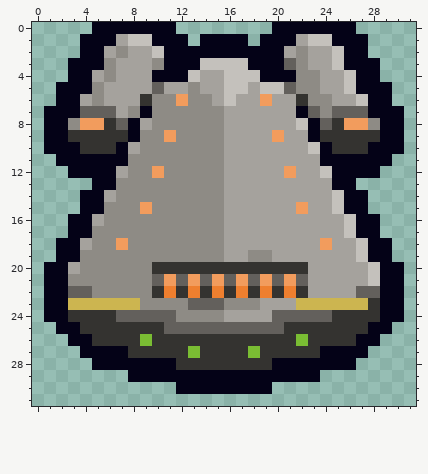
One commit to this pixel-art file: Art/Textures/Enemies/CivilianTransport/civilian_transport.aseprite. Above is the file before it was changed.
32x32 pixels, 1 frame.
The same view after the edit:
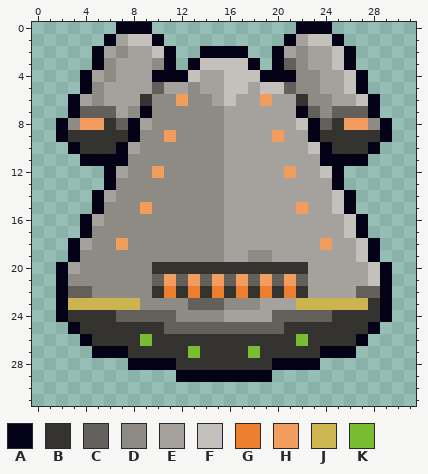
Palette (. is transparent): A #040217  B #343330  C #63605c  D #8e8b85  E #a5a29d  F #c4c1bc  G #ee7f2f  H #f29c5d  J #ccb550  K #7abd33
The edit:
@@ x 0..31 @@
- 0 .....AAAAAAA........AAAAAAA.....
- 1 ....AAAEFFAAA.AAAA.AAAEFFAAA....
- 2 ....AAEDEEFAAAAAAAAAAEDEEFAA....
- 3 ...AAADEEEDAAAFFFFAAACDEEFAAA...
- 4 ...AAEDEEEAAAFEEFFFAAADDEEFAA...
- 5 ..AAADEEEECEEDEEFFEFFCDDEEFAAA..
- 6 ..AAEDEEEBDDHDDEFEEHEEBDDEEFAA..
- 7 .AAACCCEDADDDDDDEEEEEEACDCCCAAA.
- 8 .AADHHBCAEDDDDDDEEEEEEFACBHHDAA.
- 9 .AABBBBBADDHDDDDEEEEHEEABBBBBAA.
-10 .AAABBBAEDDDDDDDEEEEEEEFABBBAAA.
-11 ..AAAAAADDDDDDDDEEEEEEEEAAAAAA..
-12 ...AAAAEDDHDDDDDEEEEEHEEFAAAA...
-13 .....AADDDDDDDDDEEEEEEEEEAA.....
-14 ....AAEDDDDDDDDDEEEEEEEEEFAA....
-15 ....AADDDHDDDDDDEEEEEEHEEFAA....
-16 ...AAEDDDDDDDDDDEEEEEEEEEEFAA...
-17 ...AADDDDDDDDDDDEEEEEEEEEEFAA...
-18 ..AAEDDHDDDDDDDDEEEEEEEEHEEFAA..
-19 ..AADDDDDDDDDDDDEEDDEEEEEEEFAA..
-20 .AAEDDDDDDBBBBBBBBBBBBBEEEEEFAA.
-21 .AADDDDDDDCHCHCHCHCHCHCEEEEEFAA.
-22 .AACCDDDDDBGBGBGBGBGBGBEEEECCAA.
-23 .AAJJJJJJDDDDCCCDDDEEEJJJJJJBAA.
-24 .AABBBBCCCCCDDDDEEEECCCCCBBBBAA.
-25 ..AABBBBBBBCCCCCCCCCCBBBBBBBAA..
-26 ...AABBBBKBBBBBBBBBBBBKBBBBAA...
-27 ....AAAABBBBBKBBBBKBBBBBAAAA....
-28 .....AAAAAAABBBBBBBBAAAAAAA.....
-29 ........AAAAAAAAAAAAAAAA........
-30 ............AAAAAAAA............
+ 0 .......AAA............AAA.......
+ 1 ......AEFFA..........AEFFA......
+ 2 .....AEDEEFA..AAAA..AEDEEFA.....
+ 3 .....ADEEEDA.AFFFFA.ACDEEFA.....
+ 4 ....AEDEEEAAAFEEFFFAAADDEEFA....
+ 5 ....ADEEEECEEDEEFFEFFCDDEEFA....
+ 6 ...AEDEEEBDDHDDEFEEHEEBDDEEFA...
+ 7 ...ACCCEDADDDDDDEEEEEEACDCCCA...
+ 8 ..ADHHBCAEDDDDDDEEEEEEFACBHHDA..
+ 9 ..ABBBBBADDHDDDDEEEEHEEABBBBBA..
+10 ...ABBBAEDDDDDDDEEEEEEEFABBBA...
+11 ....AAAADDDDDDDDEEEEEEEEAAAA....
+12 ......AEDDHDDDDDEEEEEHEEFA......
+13 ......ADDDDDDDDDEEEEEEEEEA......
+14 .....AEDDDDDDDDDEEEEEEEEEFA.....
+15 .....ADDDHDDDDDDEEEEEEHEEFA.....
+16 ....AEDDDDDDDDDDEEEEEEEEEEFA....
+17 ....ADDDDDDDDDDDEEEEEEEEEEFA....
+18 ...AEDDHDDDDDDDDEEEEEEEEHEEFA...
+19 ...ADDDDDDDDDDDDEEDDEEEEEEEFA...
+20 ..AEDDDDDDBBBBBBBBBBBBBEEEEEFA..
+21 ..ADDDDDDDCHCHCHCHCHCHCEEEEEFA..
+22 ..ACCDDDDDBGBGBGBGBGBGBEEEECCA..
+23 ..AJJJJJJDDDDCCCDDDEEEJJJJJJBA..
+24 ..ABBBBCCCCCDDDDEEEECCCCCBBBBA..
+25 ...ABBBBBBBCCCCCCCCCCBBBBBBBA...
+26 ....ABBBBKBBBBBBBBBBBBKBBBBA....
+27 .....AAABBBBBKBBBBKBBBBBAAA.....
+28 ........AAAABBBBBBBBAAAA........
+29 ............AAAAAAAA............
+30 ................................
 31 ................................
